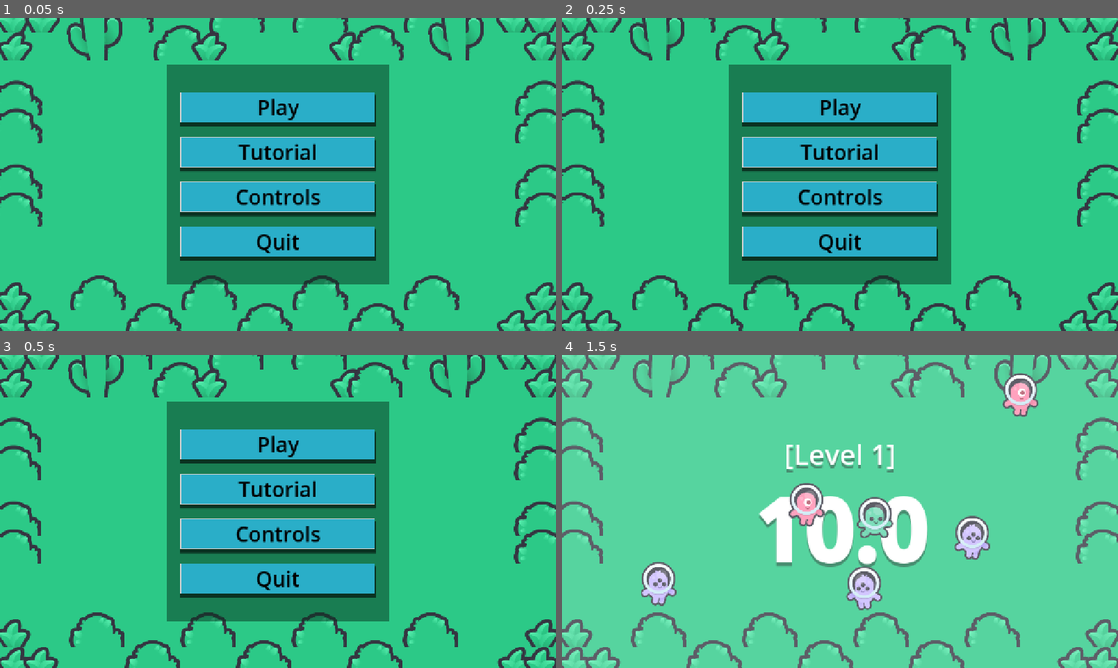
Above: before the commit, frames 1-4 (two rows, left to right).
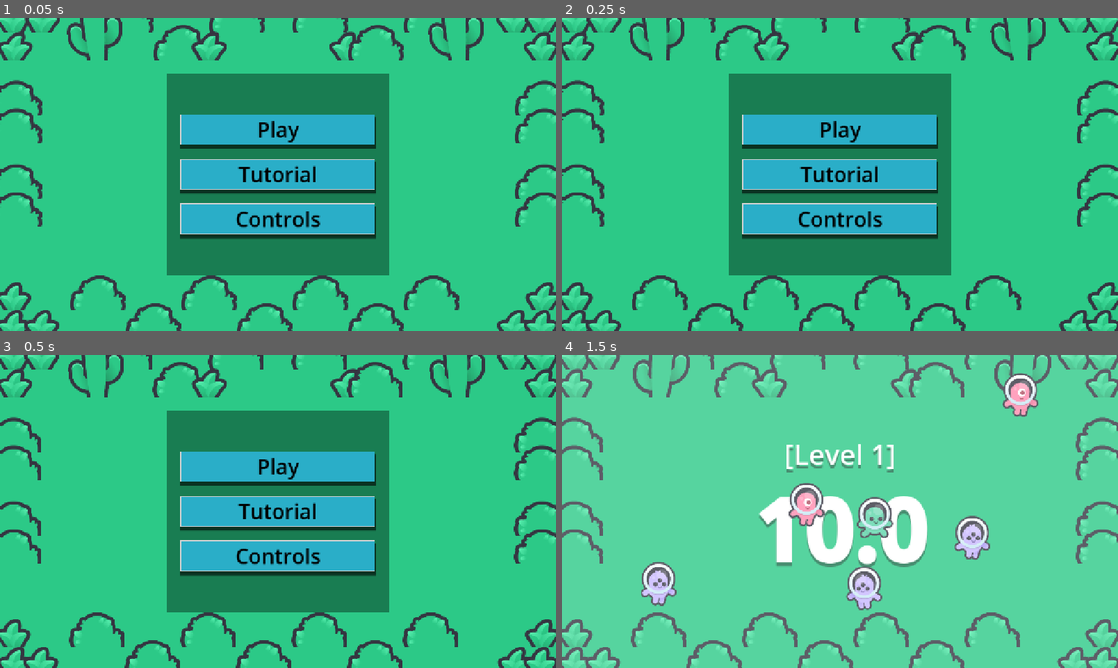
Above: after the commit, the same moments.

Repository: Sepehr-Boz/brackeys-game-jam-2026.2
Game: Godot game, scene res://scenes/start.tscn
The game is run twice, just before and just after one commit, with the same random seed, the same clock (stepped at 60 frames per second) and the same inputs. Sound files missing from this copy of the repository are replaced by a short silence.
Inputs:
- Up to frame 1 (0.05 s): no input
- Up to frame 2 (0.25 s): no input
- Up to frame 3 (0.5 s): no input
- Up to frame 4 (1.5 s): click "Play" at 0.5 s; hold Right (move_right) from 1.28 s (still down); hold Shift (sprint) from 1.28 s (still down)

The runs differ from the first frame. In frame 1, 16% of the frame differs, in the area x 30-70%, y 14-86%; in frame 2, 16%; in frame 3, 16%; in frame 4, nothing differs.

Commit message:
rework: remove quit button as it crashes on web; dont set timescale to 0 on game over so can see enemies dancing.

Diff:
--- a/scenes/start.tscn
+++ b/scenes/start.tscn
@@ -255,13 +255,6 @@
 theme_override_styles/normal = SubResource("StyleBoxFlat_kdmts")
 text = "Controls"
 
-[node name="Quit Button" type="Button" parent="Start Menu/MarginContainer/MarginContainer/VBoxContainer" unique_id=735851741]
-layout_mode = 2
-theme_override_colors/font_color = Color(0, 0, 0, 1)
-theme_override_font_sizes/font_size = 48
-theme_override_styles/normal = SubResource("StyleBoxFlat_kdmts")
-text = "Quit"
-
 [node name="AudioStreamPlayer" type="AudioStreamPlayer" parent="Start Menu" unique_id=272718675]
 stream = ExtResource("6_y16t7")
 
@@ -412,6 +405,5 @@
 [connection signal="pressed" from="Start Menu/MarginContainer/MarginContainer/VBoxContainer/Play Button" to="Start Menu" method="_on_play_button_pressed"]
 [connection signal="pressed" from="Start Menu/MarginContainer/MarginContainer/VBoxContainer/Tutorial Button" to="Start Menu" method="_on_tutorial_button_pressed"]
 [connection signal="pressed" from="Start Menu/MarginContainer/MarginContainer/VBoxContainer/Controls Button" to="Start Menu" method="_on_controls_button_pressed"]
-[connection signal="pressed" from="Start Menu/MarginContainer/MarginContainer/VBoxContainer/Quit Button" to="Start Menu" method="_on_quit_button_pressed"]
 [connection signal="pressed" from="Controls Panel/MarginContainer/Return Button" to="Controls Panel" method="_on_return_button_pressed"]
 [connection signal="pressed" from="Tutorial Panel/MarginContainer/Return Button" to="Tutorial Panel" method="_on_return_button_pressed"]
--- a/scripts/pause_menu.gd
+++ b/scripts/pause_menu.gd
@@ -18,7 +18,7 @@
 	visible = true
 
 func _on_game_over() -> void:
-	_on_pause_pressed()
+	visible = true
 	_continue_button.visible = false
 
 func _on_continue_button_pressed() -> void:
--- a/scripts/start_menu.gd
+++ b/scripts/start_menu.gd
@@ -22,8 +22,3 @@
 	await _click_audio.finished
 	_controls_panel.visible = true
 	visible = false
-
-func _on_quit_button_pressed() -> void:
-	_click_audio.play()
-	await _click_audio.finished
-	get_tree().quit()
